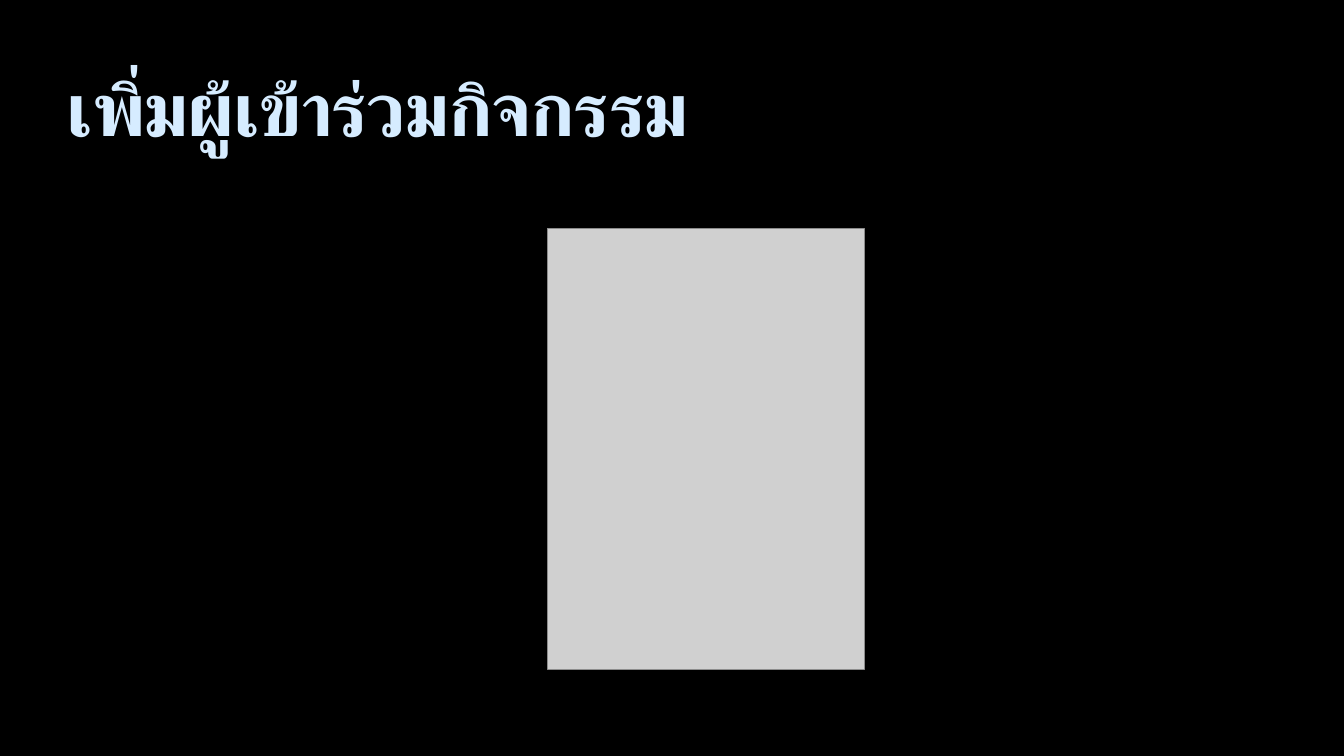
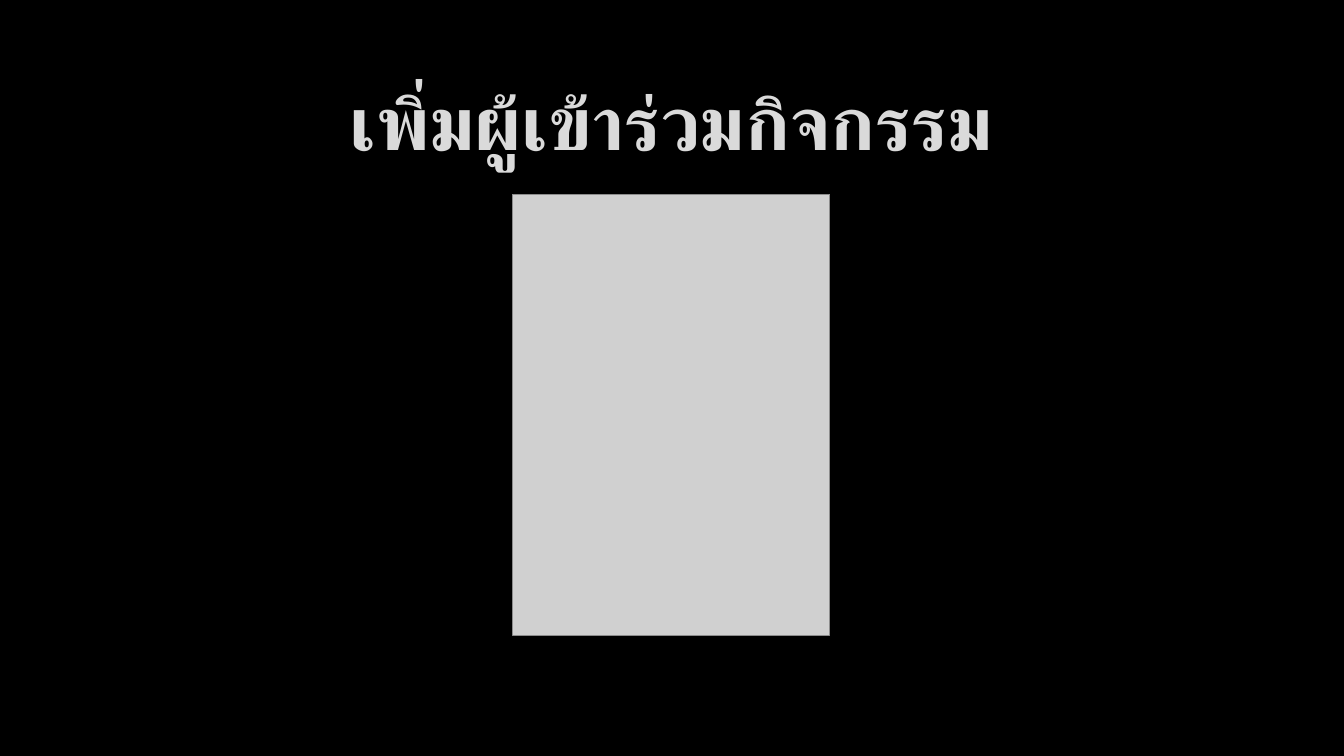
Before and after one commit to bratchasak/gcalendar, a slide deck: slide 14 of Google Calendar.pptx. Drawn at 1344x756 pixels with LibreOffice and Linux fonts; fonts in the diff are those of the drawing; grey boxes stand for pictures; background and template pictures are left out. Boxes give left, top, right and bottom in pixels: in the first picture for what was removed or moved away, otherwise in the second. Text is boxed around its words. In the diff, an @@ line names an element or a change of style, - is before the commit and + after.

```diff
--- a/Google Calendar.pptx
+++ b/Google Calendar.pptx
@@ title "เพิ่มผู้เข้าร่วมกิจกรรม" moved from (x1=67, y1=80, x2=689, y2=157) to (x1=350, y1=94, x2=993, y2=171) @@
@@ title "เพิ่มผู้เข้าร่วมกิจกรรม" at (x1=350, y1=94, x2=993, y2=171): text colour #D6ECFF to #DADADA, letter spacing -1 to 0 pt, letter outline none to #404040 0.75 pt; alignment left to centre; vertical alignment top to middle @@
@@ picture moved from (x1=547, y1=228, x2=865, y2=668) to (x1=513, y1=195, x2=831, y2=635) @@
```
Also in this commit, not shown: 17 other slides changed, 1 slide added, 6 slides removed, 1 other file.
